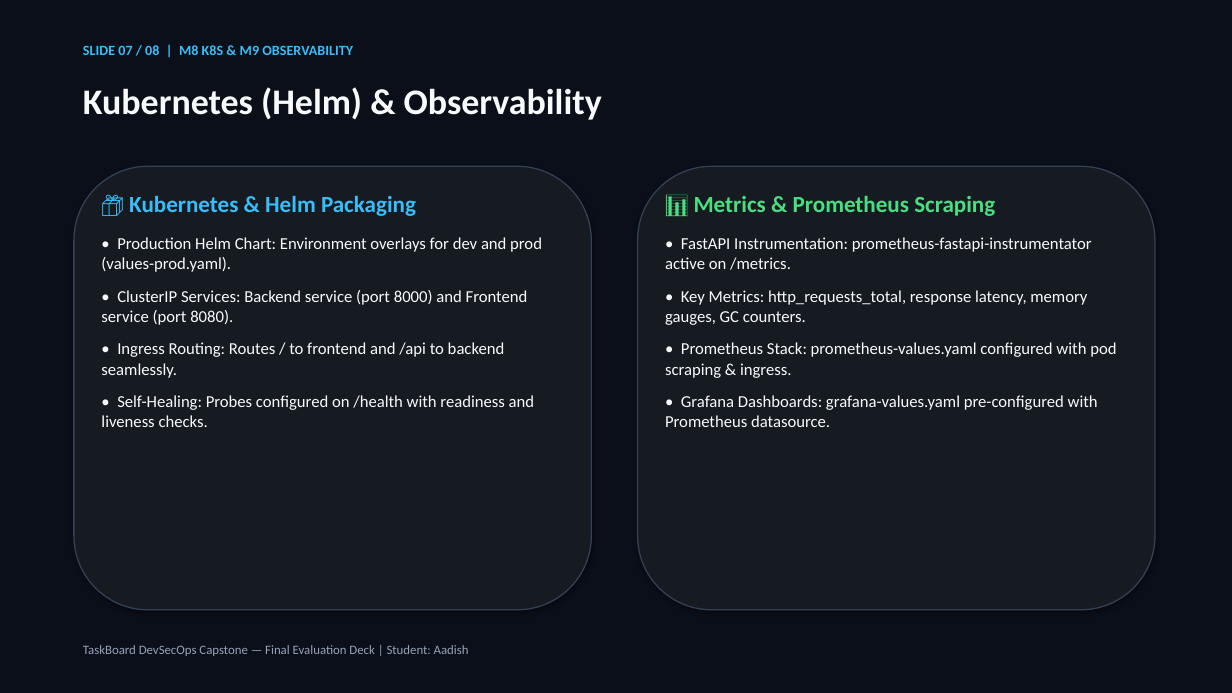
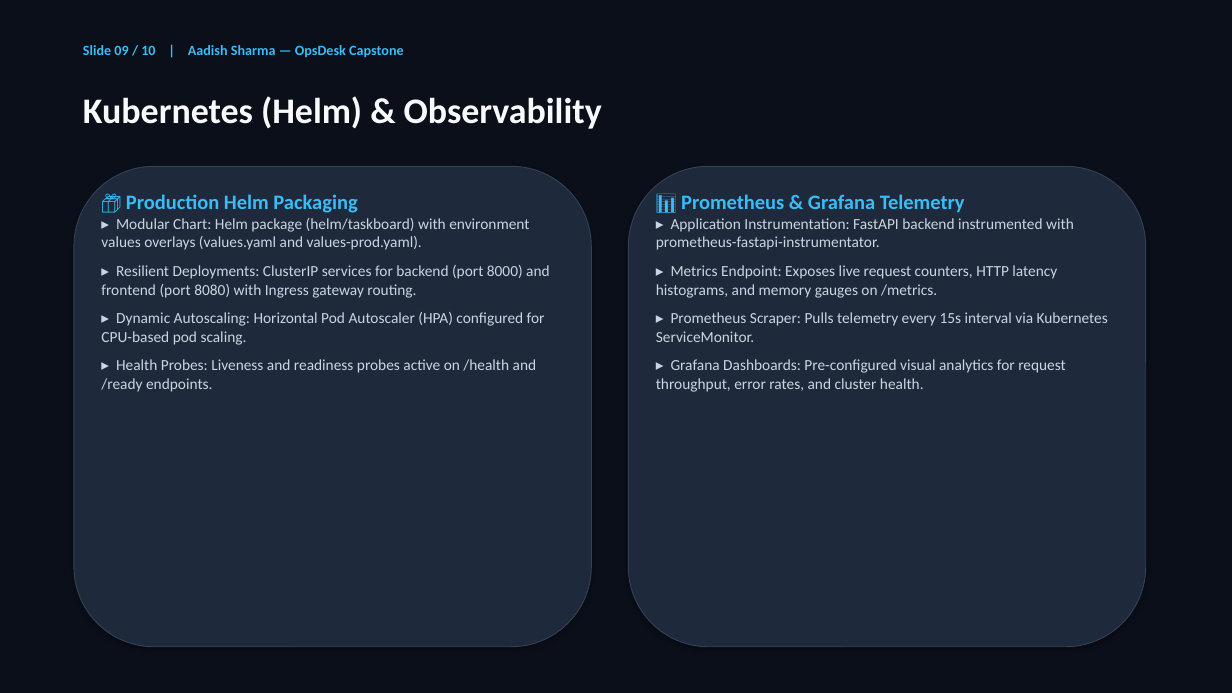
Before and after one commit to Aadish2006/devsecops-capstone, a slide deck: slide 9 of presentation.pptx (slide 7 before the commit). Drawn at 1232x693 pixels with LibreOffice and Linux fonts; fonts in the diff are those of the drawing. Boxes give left, top, right and bottom in pixels: in the first picture for what was removed or moved away, otherwise in the second. Text is boxed around its words. In the diff, an @@ line names an element or a change of style, - is before the commit and + after.

Commit message:
docs(presentation): update presentation slide deck to 10-slide OpsDesk Incident Command Center (PDF and PPTX)

```diff
--- a/presentation.pptx
+++ b/presentation.pptx
@@ rectangle at (0, 0, 1232, 693): outline none to #0B0F19 0.75 pt @@
@@ text removed at (83, 45, 353, 55) @@
-SLIDE 07 / 08 | M8 K8S & M9 OBSERVABILITY
@@ text added at (83, 45, 404, 58), 11 pt, text #38BDF8, bold @@
+Slide 09 / 10 | Aadish Sharma — OpsDesk Capstone
@@ text "Kubernetes (Helm) & Observability": place and size @@
-text "Kubernetes (Helm) & Observability" at (83, 87, 602, 120)
+text "Kubernetes (Helm) & Observability" at (83, 96, 602, 129)
@@ rounded rectangle: place and size @@
-rounded rectangle at (74, 166, 592, 610)
+rounded rectangle at (74, 166, 592, 647)
@@ rounded rectangle at (74, 166, 592, 647): fill #161B22 to #1E293B; outline #334155 1 pt to #334155 0.75 pt @@
@@ rounded rectangle at (628, 166, 1146, 647): fill #161B22 to #1E293B; outline #334155 1 pt to #334155 0.75 pt @@
@@ rounded rectangle: place and size @@
-rounded rectangle at (638, 166, 1155, 610)
+rounded rectangle at (628, 166, 1146, 647)
@@ text at (101, 194, 550, 392): text changed; size 13 to 12 pt; text colour #F8FAFC to #CBD5E1 @@
-📦 Kubernetes & Helm Packaging
-• Production Helm Chart: Environment overlays for dev and prod (values-prod.yaml).
-• ClusterIP Services: Backend service (port 8000) and Frontend service (port 8080).
-• Ingress Routing: Routes / to frontend and /api to backend seamlessly.
-• Self-Healing: Probes configured on /health with readiness and liveness checks.
+📦 Production Helm Packaging
+▸ Modular Chart: Helm package (helm/taskboard) with environment values overlays (values.yaml and values-prod.yaml).
+▸ Resilient Deployments: ClusterIP services for backend (port 8000) and frontend (port 8080) with Ingress gateway routing.
+▸ Dynamic Autoscaling: Horizontal Pod Autoscaler (HPA) configured for CPU-based pod scaling.
+▸ Health Probes: Liveness and readiness probes active on /health and /ready endpoints.
@@ text at (656, 194, 1108, 392): text changed; size 13 to 12 pt; text colour #F8FAFC to #CBD5E1 @@
-📊 Metrics & Prometheus Scraping
-• FastAPI Instrumentation: prometheus-fastapi-instrumentator active on /metrics.
-• Key Metrics: http_requests_total, response latency, memory gauges, GC counters.
-• Prometheus Stack: prometheus-values.yaml configured with pod scraping & ingress.
-• Grafana Dashboards: grafana-values.yaml pre-configured with Prometheus datasource.
+📊 Prometheus & Grafana Telemetry
+▸ Application Instrumentation: FastAPI backend instrumented with prometheus-fastapi-instrumentator.
+▸ Metrics Endpoint: Exposes live request counters, HTTP latency histograms, and memory gauges on /metrics.
+▸ Prometheus Scraper: Pulls telemetry every 15s interval via Kubernetes ServiceMonitor.
+▸ Grafana Dashboards: Pre-configured visual analytics for request throughput, error rates, and cluster health.
@@ text removed at (83, 645, 469, 656) @@
-TaskBoard DevSecOps Capstone — Final Evaluation Deck | Student: Aadish
```
Also in this commit, not shown: 4 other slides changed, 5 slides added, 3 slides removed, 1 other file.
